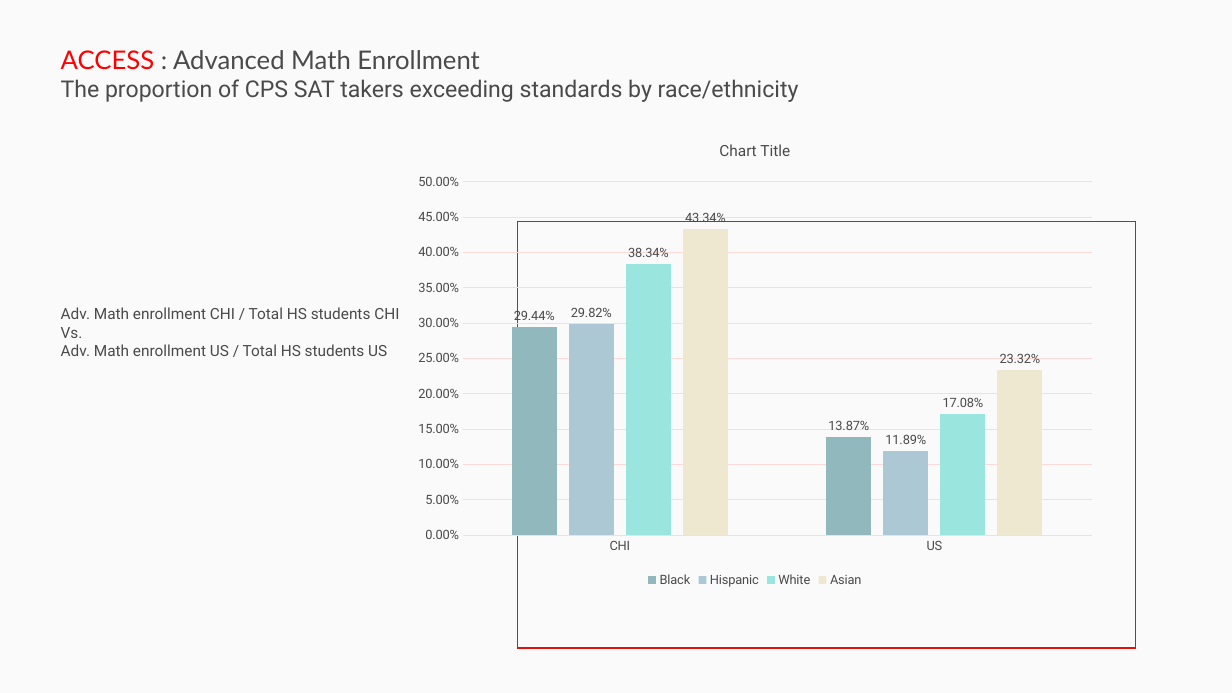
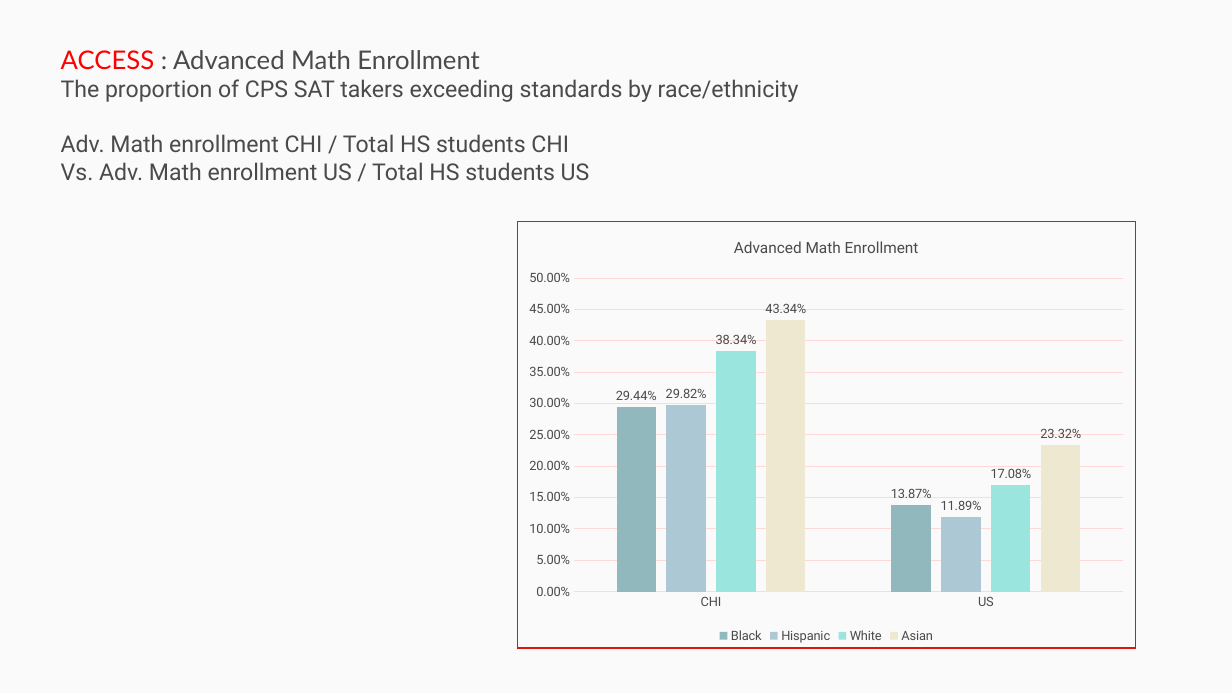
Before and after one commit to p33chicago/P33-DEI-dashboard-project, a slide deck: slide 20 of docs/Deep diving plots.pptx (slide 21 before the commit). Drawn at 1232x693 pixels with LibreOffice and Linux fonts; fonts in the diff are those of the drawing. Boxes give left, top, right and bottom in pixels: in the first picture for what was removed or moved away, otherwise in the second. Text is boxed around its words. In the diff, an @@ line names an element or a change of style, - is before the commit and + after.

```diff
--- a/docs/Deep diving plots.pptx
+++ b/docs/Deep diving plots.pptx
@@ text at [61,134,590,180]: paragraphs added @@
+Adv. Math enrollment CHI / Total HS students CHI
+Vs. Adv. Math enrollment US / Total HS students US
@@ column chart at [517,222,1136,647] @@
@@ title "Advanced Math Enrollment " added @@
@@ column chart: place and size @@
-column chart at [405,124,1106,592]
+column chart at [517,222,1136,647]
@@ text removed at [61,307,399,356] @@
-Adv. Math enrollment CHI / Total HS students CHI
-Vs.
-Adv. Math enrollment US / Total HS students US
```
Also in this commit, not shown: 16 other slides changed, 1 slide removed, 1 other file.
